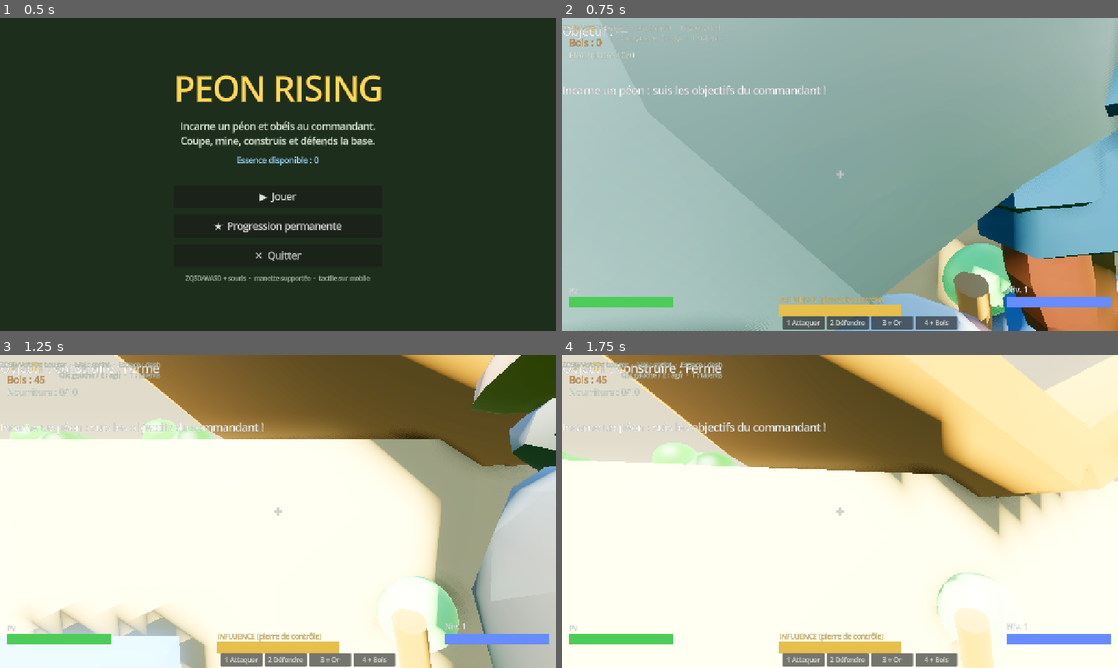
Above: before the commit, frames 1-4 (two rows, left to right).
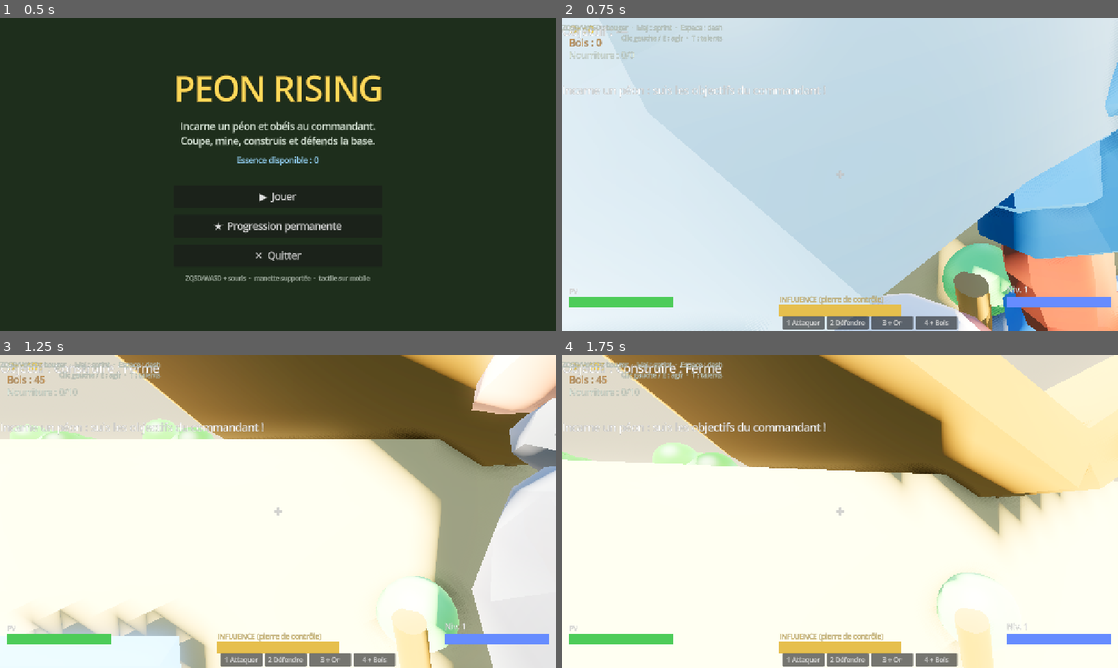
Above: after the commit, the same moments.

Repository: DisColow/peon-rising
Game: Godot game, scene res://scenes/menu/menu.tscn
The game is run twice, just before and just after one commit, with the same random seed, the same clock (stepped at 60 frames per second) and the same inputs.
Inputs (mouse positions are in pixels of both pictures, inside the frame that each line leads up to):
- Up to frame 1 (0.5 s): no input
- Up to frame 2 (0.75 s): click "▶ Jouer" at 0.5 s
- Up to frame 3 (1.25 s): no input
- Up to frame 4 (1.75 s): move the mouse to (867, 511) at 1.27 s; hold W (move_forward) from 1.28 s (still down); tap Space (dash) at 1.35 s; click (867, 511) at 1.42 s

Frame 1 is identical in both runs. In frame 2, 91% of the frame differs, in the area x 0-100%, y 0-100%; in frame 3, 11%; in frame 4, nothing differs.

Commit message:
Cel-shade les modèles KayKit + intègre le héros FPS + test de game feel
- Nouveau shader toon texturé (`shaders/toon_textured.gdshader`) appliqué à
  chaque surface des modèles KayKit via `KayKitRig._apply_toon()` (override
  ShaderMaterial réutilisant la texture d'albédo) → look cartoon homogène.
- Le héros FPS (`player.gd`) utilise désormais le modèle KayKit `Barbarian.glb`
  (comme le péon/ouvrier), avec fallback UnitRig.
- `tests/test_game_feel.gd` : valide cel-shader sur toutes les surfaces, clips
  walk/attack/death, `FX.hit_stop` (freeze-frame) et `FX.burst` (particules).
- Régénère les captures de preuve (cel-shaded) dans docs/screenshots/.

Co-authored-by: openhands <openhands@all-hands.dev>

Diff:
--- a/scenes/units/player.gd
+++ b/scenes/units/player.gd
@@ -26,7 +26,7 @@
 
 var _vm: Node3D          # first-person viewmodel (tool in hand)
 var _vm_base: Vector3 = Vector3(0.42, -0.34, -0.6)
-var _rig: UnitRig
+var _rig: Node3D
 var _carry_visual: Node3D
 var _carry_gold_mesh: MeshInstance3D
 var _carry_wood_mesh: MeshInstance3D
@@ -47,7 +47,12 @@
 	_visual.name = "Body"
 	add_child(_visual)
 
-	_rig = UnitRig.create(_visual, GameData.COLOR_PLAYER, GameData.COLOR_PLAYER_SKIN, GameData.COLOR_PLAYER_ARMOR)
+	var kr := KayKitRig.create(_visual, "res://assets/models/kaykit/Barbarian.glb", 1.2)
+	if kr.anim != null:
+		_rig = kr
+	else:
+		kr.queue_free()
+		_rig = UnitRig.create(_visual, GameData.COLOR_PLAYER, GameData.COLOR_PLAYER_SKIN, GameData.COLOR_PLAYER_ARMOR)
 
 	_carry_visual = _rig.carry_slot
 	_carry_gold_mesh = Builder.sphere(0.22, GameData.COLOR_GOLD)
--- a/scripts/kaykit_rig.gd
+++ b/scripts/kaykit_rig.gd
@@ -4,6 +4,10 @@
 # Real, artist-made rigged+textured character (KayKit, CC0) with its embedded
 # animation library. Exposes the same interface as UnitRig so units can swap
 # procedural primitives for real models transparently.
+
+const TOON_SHADER := preload("res://shaders/toon_textured.gdshader")
+
+static var _white: ImageTexture
 
 var anim: AnimationPlayer = null
 var skeleton: Skeleton3D = null
@@ -36,6 +40,7 @@
 	inst.rotation.y = yaw_offset
 	anim = _find(inst, "AnimationPlayer")
 	skeleton = _find(inst, "Skeleton3D")
+	_apply_toon(inst)
 	if skeleton != null:
 		head = _bone_attach(skeleton, "head")
 		tool_r = _bone_attach(skeleton, "handslot.r")
@@ -61,6 +66,39 @@
 		if r != null:
 			return r
 	return null
+
+func _apply_toon(inst: Node) -> void:
+	for mi in _find_all(inst, "MeshInstance3D"):
+		var m: MeshInstance3D = mi
+		var mesh := m.mesh
+		if mesh == null:
+			continue
+		for s in mesh.get_surface_count():
+			var mat := m.get_surface_override_material(s)
+			if mat == null:
+				mat = mesh.surface_get_material(s)
+			var tex: Texture2D = null
+			if mat != null and mat is BaseMaterial3D:
+				tex = (mat as BaseMaterial3D).albedo_texture
+			var sm := ShaderMaterial.new()
+			sm.shader = TOON_SHADER
+			sm.set_shader_parameter("albedo_tex", tex if tex != null else _white_tex())
+			m.set_surface_override_material(s, sm)
+
+func _find_all(n: Node, cls: String) -> Array:
+	var out: Array = []
+	if cls == "MeshInstance3D" and n is MeshInstance3D:
+		out.append(n)
+	for c in n.get_children():
+		out.append_array(_find_all(c, cls))
+	return out
+
+static func _white_tex() -> ImageTexture:
+	if _white == null:
+		var img := Image.create(1, 1, false, Image.FORMAT_RGBA8)
+		img.fill(Color.WHITE)
+		_white = ImageTexture.create_from_image(img)
+	return _white
 
 func _bone_attach(sk: Skeleton3D, bone_name: String) -> Node3D:
 	if sk.find_bone(bone_name) < 0:
--- /dev/null
+++ b/shaders/toon_textured.gdshader
@@ -0,0 +1,48 @@
+shader_type spatial;
+render_mode cull_back, specular_schlick_ggx;
+
+// Cel/toon shader for textured (artist-made) meshes: samples an albedo texture
+// then applies the same stylized lighting as toon.gdshader (banded diffuse,
+// cool shadow tint, fresnel rim, soft specular). Used to give real KayKit
+// models the cohesive "cartoon clay" look of the procedurally-built world.
+
+uniform sampler2D albedo_tex : source_color, filter_linear_mipmap;
+uniform float toon_steps : hint_range(1.0, 6.0) = 3.0;
+uniform float band_softness : hint_range(0.0, 1.0) = 0.35;
+uniform vec4 shadow_tint : source_color = vec4(0.30, 0.38, 0.55, 1.0);
+uniform float shadow_mix : hint_range(0.0, 1.0) = 0.45;
+uniform vec4 rim_color : source_color = vec4(1.0, 0.95, 0.85, 1.0);
+uniform float rim_strength : hint_range(0.0, 2.0) = 0.45;
+uniform float rim_power : hint_range(0.5, 8.0) = 3.2;
+uniform float specular_strength : hint_range(0.0, 1.0) = 0.12;
+
+void fragment() {
+	vec4 tex = texture(albedo_tex, UV);
+	ALBEDO = tex.rgb;
+	ROUGHNESS = 0.65;
+	METALLIC = 0.0;
+}
+
+void light() {
+	vec3 albedo_color = ALBEDO;
+	float ndl = dot(NORMAL, LIGHT);
+	float atten = ATTENUATION;
+	vec3 light_col = LIGHT_COLOR;
+
+	float n = clamp(ndl, 0.0, 1.0);
+	float banded = floor(n * toon_steps) / max(toon_steps - 1.0, 1.0);
+	float shade = mix(n, banded, 1.0 - band_softness);
+	shade = clamp(shade, 0.0, 1.0);
+
+	vec3 lit_color = albedo_color;
+	vec3 shaded_color = mix(albedo_color, shadow_tint.rgb, shadow_mix);
+	vec3 diffuse = mix(shaded_color, lit_color, shade) * light_col;
+	DIFFUSE_LIGHT += diffuse * atten;
+
+	float rim = pow(1.0 - clamp(dot(NORMAL, VIEW), 0.0, 1.0), rim_power);
+	DIFFUSE_LIGHT += rim_color.rgb * rim * rim_strength * atten;
+
+	vec3 h = normalize(VIEW + LIGHT);
+	float spec = pow(clamp(dot(NORMAL, h), 0.0, 1.0), 24.0);
+	SPECULAR_LIGHT += light_col * spec * specular_strength * atten;
+}
--- a/tests/capture_showcase.gd
+++ b/tests/capture_showcase.gd
@@ -47,17 +47,13 @@
 	env.environment = e
 	world.add_child(env)
 
-	var scene: PackedScene = load(model)
-	if scene == null:
+	var rig := KayKitRig.create(world, model, 1.4)
+	if rig.anim == null:
 		printerr("cannot load model ", model)
 		quit(1)
 		return
-	var inst: Node3D = scene.instantiate()
-	inst.scale = Vector3.ONE * 1.4
-	inst.position = Vector3(0, 0, 0)
-	world.add_child(inst)
-	var ap: AnimationPlayer = _find(inst, "AnimationPlayer")
-	if ap != null and anim_name != "":
+	var ap: AnimationPlayer = rig.anim
+	if anim_name != "":
 		if ap.has_animation(anim_name):
 			ap.play(anim_name)
 		else:
--- /dev/null
+++ b/tests/test_game_feel.gd
@@ -0,0 +1,73 @@
+extends SceneTree
+
+# Game-feel & real-model validation:
+#   1. KayKitRig loads a real rigged+textured model, applies the cel/toon shader
+#      (textured) and exposes its animation library.
+#   2. FX.hit_stop freezes time (weighty hits).
+#   3. FX.burst spawns impact particles.
+# Run: godot --headless --script res://tests/test_game_feel.gd
+
+var _pass := 0
+var _fail := 0
+
+func _initialize() -> void:
+	_main()
+
+func _main() -> void:
+	_test_rig()
+
+	Engine.time_scale = 1.0
+	FX.hit_stop(self, 0.05, 0.1)
+	_check(absf(Engine.time_scale - 0.1) < 0.001, "hit_stop drops time_scale (got %.3f)" % Engine.time_scale)
+	await create_timer(0.12, true, false, true).timeout
+	_check(Engine.time_scale > 0.99, "hit_stop auto-recovers (got %.3f)" % Engine.time_scale)
+
+	var world := Node3D.new()
+	root.add_child(world)
+	var before := world.get_child_count()
+	FX.burst(world, Vector3.ZERO, Color.WHITE, 12)
+	_check(world.get_child_count() - before >= 12, "FX.burst spawned particles")
+
+	await create_timer(0.1, true, false, true).timeout
+	print("GAME_FEEL pass=%d fail=%d" % [_pass, _fail])
+	quit(0 if _fail == 0 else 1)
+
+func _check(ok: bool, label: String) -> void:
+	if ok:
+		_pass += 1
+		print("OK   ", label)
+	else:
+		_fail += 1
+		print("FAIL ", label)
+
+func _test_rig() -> void:
+	var world := Node3D.new()
+	root.add_child(world)
+	var rig := KayKitRig.create(world, "res://assets/models/kaykit/Knight.glb", 1.2)
+	_check(rig != null and rig.anim != null, "KayKitRig loaded Knight + AnimationPlayer")
+	if rig.anim != null:
+		var names: Array = rig.anim.get_animation_list()
+		_check(names.has("Walking_A") and names.has("1H_Melee_Attack_Chop") and names.has("Death_A"),
+			"KayKitRig has walk/attack/death clips")
+	_check(rig.head != null, "KayKitRig head BoneAttachment")
+	_check(rig.tool_r != null, "KayKitRig hand BoneAttachment")
+	var shaded := 0
+	var total := 0
+	for n in _collect(rig, "MeshInstance3D"):
+		var m: MeshInstance3D = n
+		if m.mesh == null:
+			continue
+		for s in m.mesh.get_surface_count():
+			total += 1
+			var mat := m.get_surface_override_material(s)
+			if mat != null and mat is ShaderMaterial and (mat as ShaderMaterial).shader == KayKitRig.TOON_SHADER:
+				shaded += 1
+	_check(total > 0 and shaded == total, "cel-shader on all %d surfaces (%d shaded)" % [total, shaded])
+
+func _collect(n: Node, cls: String) -> Array:
+	var out: Array = []
+	if cls == "MeshInstance3D" and n is MeshInstance3D:
+		out.append(n)
+	for c in n.get_children():
+		out.append_array(_collect(c, cls))
+	return out
Binary file changed: docs/screenshots/barbarian_idle.png
Not shown, added: docs/screenshots/barbarian_idle.png.import
Binary file changed: docs/screenshots/gameplay.png
Not shown, added: docs/screenshots/gameplay.png.import
Binary file changed: docs/screenshots/knight_walk.png
Not shown, added: docs/screenshots/knight_walk.png.import
Binary file changed: docs/screenshots/skeleton_attack.png
Not shown, added: docs/screenshots/skeleton_attack.png.import
Not shown, added: shaders/toon_textured.gdshader.uid
Not shown, added: tests/test_game_feel.gd.uid
Not shown, changed: AGENTS.md
